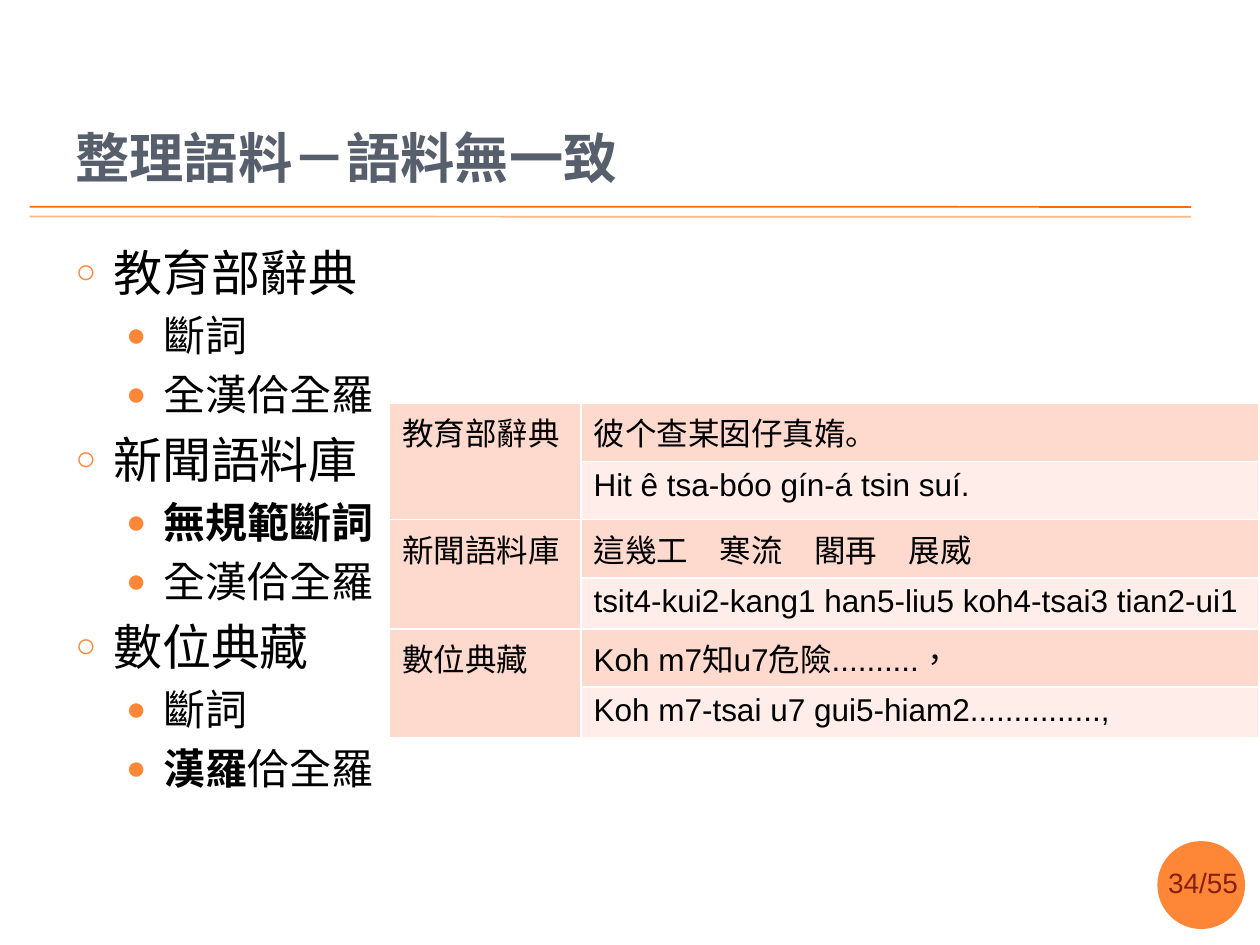
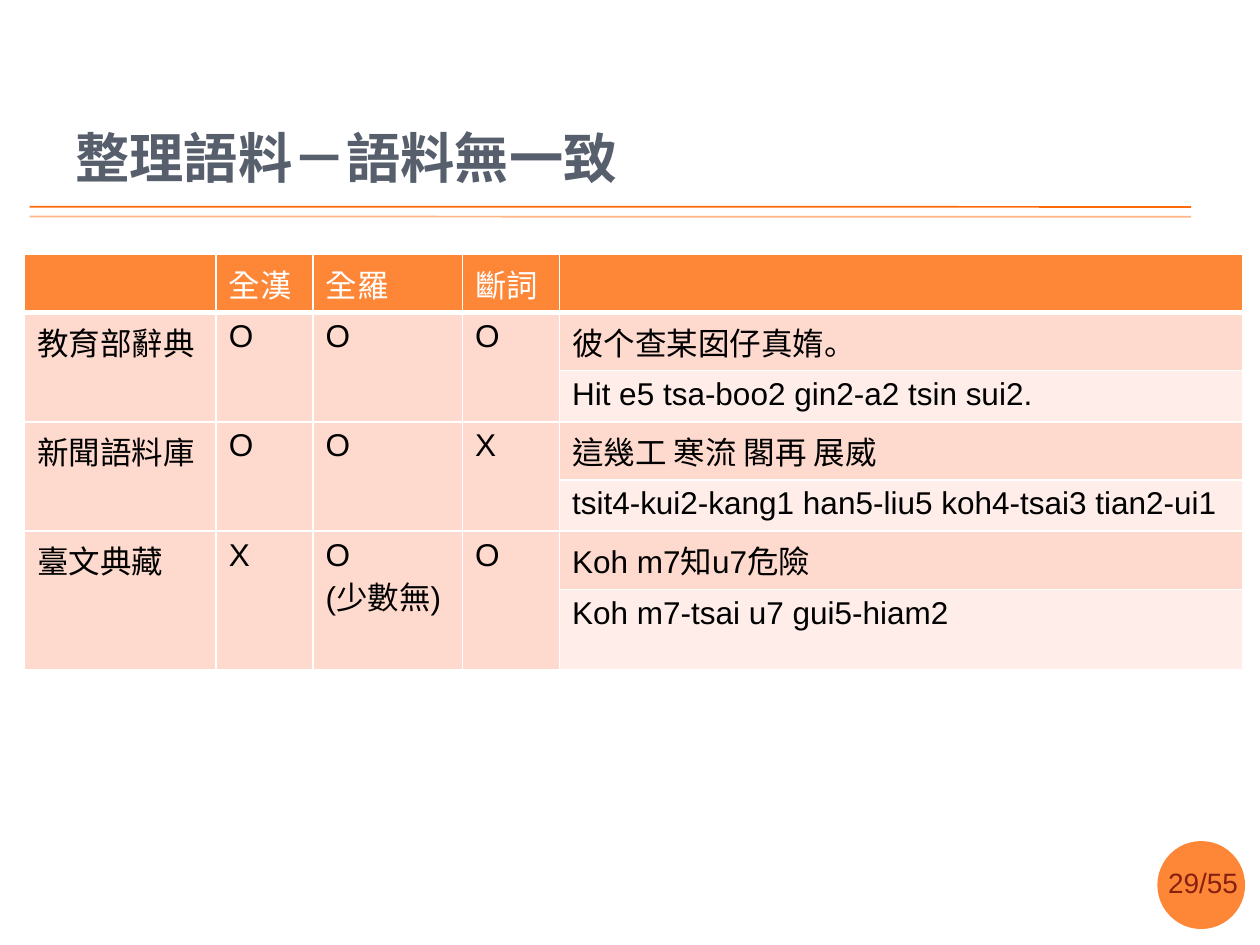
Before and after one commit to sih4sing5hong5/po3-ko3_tau5-iann2-phinn3, a slide deck: slide 29 of 翻譯報告.pptx (slide 34 before the commit). Drawn at 1260x945 pixels with LibreOffice and Linux fonts; fonts in the diff are those of the drawing; background and template pictures are left out. Boxes give left, top, right and bottom in pixels: in the first picture for what was removed or moved away, otherwise in the second. Text is boxed around its words. In the diff, an @@ line names an element or a change of style, - is before the commit and + after.

```diff
--- a/翻譯報告.pptx
+++ b/翻譯報告.pptx
@@ table at (25,255,1245,634) @@
-教育部辭典 | 彼个查某囡仔真媠。
- | Hit ê tsa-bóo gín-á tsin suí.
-新聞語料庫 | 這幾工 寒流 閣再 展威
- | tsit4-kui2-kang1 han5-liu5 koh4-tsai3 tian2-ui1
-數位典藏 | Koh m7知u7危險..........，
- | Koh m7-tsai u7 gui5-hiam2...............,
+ | 全漢 | 全羅 | 斷詞 | 
+教育部辭典 | O | O | O | 彼个查某囡仔真媠。
+ |  |  |  | Hit e5 tsa-boo2 gin2-a2 tsin sui2.
+新聞語料庫 | O | O | X | 這幾工 寒流 閣再 展威
+ |  |  |  | tsit4-kui2-kang1 han5-liu5 koh4-tsai3 tian2-ui1
+臺文典藏 | X | O / (少數無) | O | Koh m7知u7危險
+ |  |  |  | Koh m7-tsai u7 gui5-hiam2
@@ table: place and size @@
-table at (389,403,1259,731)
+table at (25,255,1245,634)
@@ text removed at (113,249,374,788) @@
-○ 教育部辭典
-  ● 斷詞
-  ● 全漢佮全羅
-○ 新聞語料庫
-  ● 無規範斷詞
-  ● 全漢佮全羅
-○ 數位典藏
-  ● 斷詞
-  ● 漢羅佮全羅
@@ page number at (1168,873,1238,893): text changed @@
-34/55
+29/55
```
Also in this commit, not shown: 28 other slides changed, 2 slides added, 1 slide removed.
